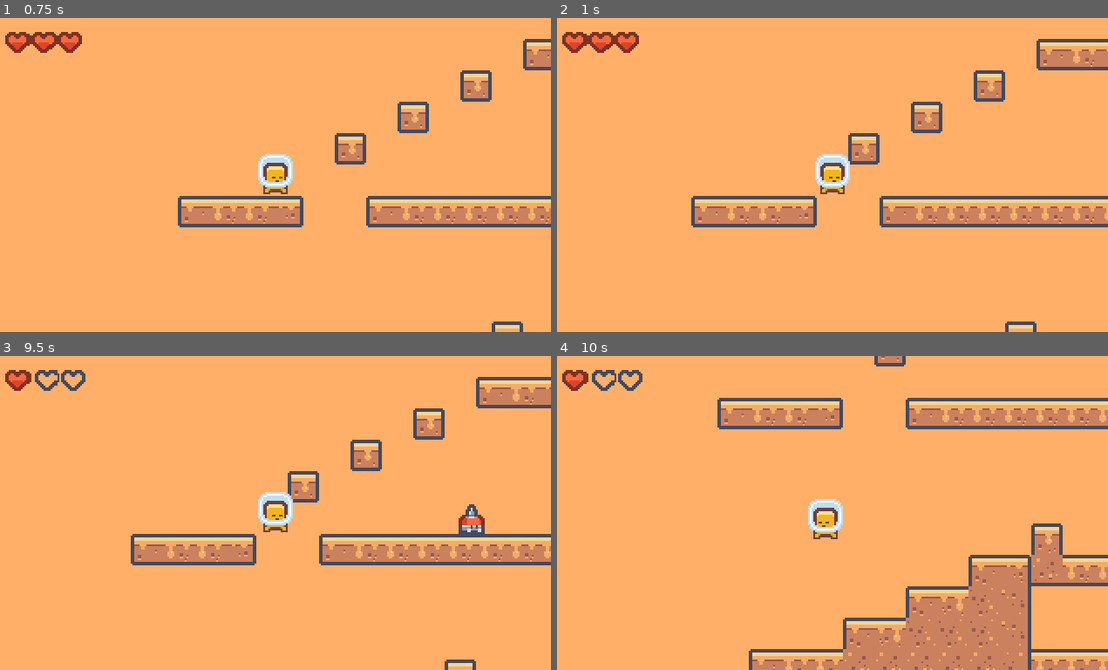
Above: before the commit, frames 1-4 (two rows, left to right).
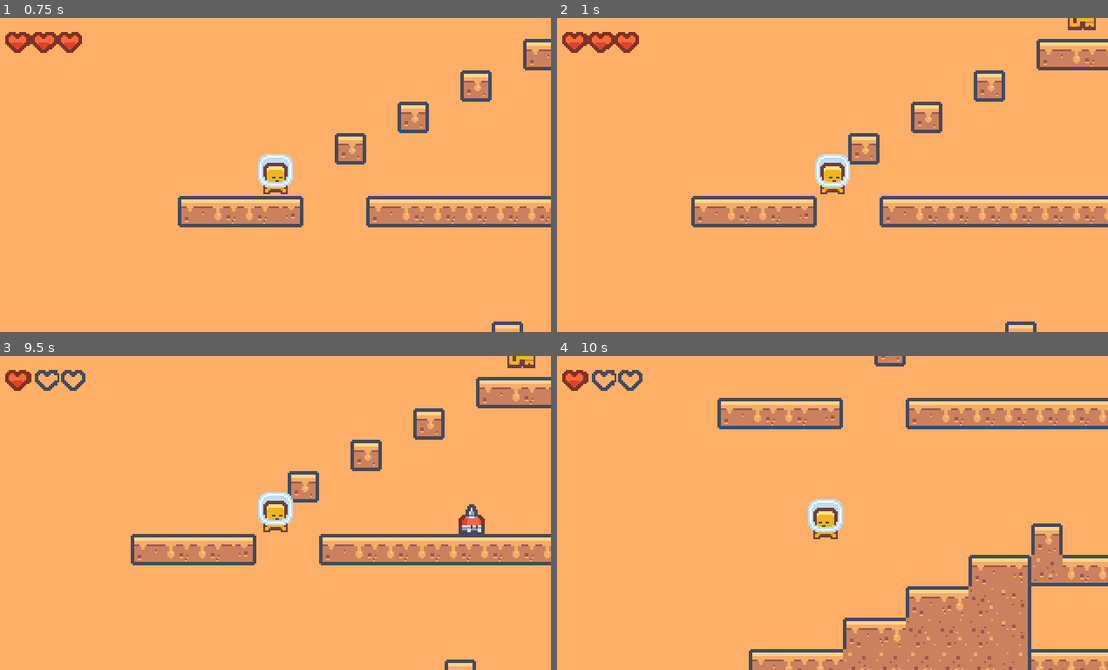
Above: after the commit, the same moments.

Repository: deoshreyas/Just-Another-Platformer
Game: Godot game, scene res://Scenes/level_1.tscn
Two runs of this game, one before a commit and one after it. Both use one fixed random seed, a clock stepped at 60 frames per second and the inputs below.
Inputs:
- Up to frame 1 (0.75 s): tap Enter (ui_accept) at 0.5 s; hold Right (right) from 0.53 s (still down)
- Up to frame 2 (1 s): keep holding Right (right); tap Enter (ui_accept) at 0.77 s
- Up to frame 3 (9.5 s): tap Enter (ui_accept) at 1.52, 3.02, 3.77, 4.25, 4.52, 6.02, 6.77, 7.52, 8.75, 9.02 s; release Right (right) at 2.03 s; hold Left (left) 2.03-2.78 s; hold Right (right) 2.78-4.28 s; hold Left (left) 4.28-5.03 s; hold Right (right) 5.03-5.78 s; hold Left (left) 5.78-7.28 s; hold Right (right) from 7.28 s (still down)
- Up to frame 4 (10 s): release Right (right) at 9.53 s; hold Left (left) from 9.53 s (still down); tap Enter (ui_accept) at 9.77 s

Frame 1 is identical in both runs. In frame 2, 0.2% of the frame differs, in the area x 92-98%, y 0-4%; in frame 3, 0.2%; in frame 4, nothing differs.

Commit message:
Work on creating a lock and key mechanism for opening doors and level transitions

Diff:
--- /dev/null
+++ b/Scenes/key_item.tscn
@@ -0,0 +1,20 @@
+[gd_scene load_steps=4 format=3 uid="uid://bngqolqdv35ih"]
+
+[ext_resource type="Texture2D" uid="uid://dhdywnvpt08gh" path="res://Assets/Sprites/tilemap_packed.png" id="1_0ffbj"]
+[ext_resource type="Script" path="res://Scripts/key_item.gd" id="1_v5xq0"]
+
+[sub_resource type="RectangleShape2D" id="RectangleShape2D_58mjq"]
+size = Vector2(16, 12)
+
+[node name="KeyItem" type="Area2D"]
+script = ExtResource("1_v5xq0")
+
+[node name="Sprite2D" type="Sprite2D" parent="."]
+texture = ExtResource("1_0ffbj")
+region_enabled = true
+region_rect = Rect2(127.054, 20.7835, 15.9454, 12.2969)
+
+[node name="CollisionShape2D" type="CollisionShape2D" parent="."]
+shape = SubResource("RectangleShape2D_58mjq")
+
+[connection signal="body_entered" from="." to="." method="_on_body_entered"]
--- a/Scenes/level_1.tscn
+++ b/Scenes/level_1.tscn
@@ -7,6 +7,8 @@
 [ext_resource type="PackedScene" uid="uid://01lpooxkui4d" path="res://Scenes/checkpoint.tscn" id="5_x4sly"]
 [ext_resource type="PackedScene" uid="uid://cxjrfky41chdc" path="res://Scenes/lever.tscn" id="6_555qc"]
 [ext_resource type="PackedScene" uid="uid://b53coulog0il2" path="res://Scenes/lever_block.tscn" id="7_wlw10"]
+[ext_resource type="PackedScene" uid="uid://bngqolqdv35ih" path="res://Scenes/key_item.tscn" id="8_a00q4"]
+[ext_resource type="PackedScene" uid="uid://8qyokbxml5mi" path="res://Scenes/lock.tscn" id="9_vrq27"]
 
 [node name="Level1" instance=ExtResource("1_fid8e")]
 
@@ -52,6 +54,12 @@
 [node name="LeverBlock3" parent="." index="12" instance=ExtResource("7_wlw10")]
 position = Vector2(426, 123)
 
+[node name="KeyItem" parent="." index="13" instance=ExtResource("8_a00q4")]
+position = Vector2(188, -83)
+
+[node name="Lock" parent="." index="14" instance=ExtResource("9_vrq27")]
+position = Vector2(379, -64)
+
 [editable path="MovingPlatform"]
 [editable path="FallingSpikes"]
 [editable path="FallingSpikes/Hitbox"]
--- a/Scenes/lever_block.tscn
+++ b/Scenes/lever_block.tscn
@@ -6,16 +6,14 @@
 [sub_resource type="RectangleShape2D" id="RectangleShape2D_0mbks"]
 size = Vector2(17.5, 18)
 
-[node name="LeverBlock" type="Sprite2D"]
+[node name="CharacterBody2D" type="CharacterBody2D"]
+script = ExtResource("2_57lsw")
+
+[node name="LeverBlock" type="Sprite2D" parent="."]
 texture = ExtResource("1_fjw31")
 region_enabled = true
 region_rect = Rect2(179.423, 54.3331, 18.309, 17.6462)
-script = ExtResource("2_57lsw")
 
-[node name="Area2D" type="Area2D" parent="."]
-collision_layer = 4
-collision_mask = 2
-
-[node name="CollisionShape2D" type="CollisionShape2D" parent="Area2D"]
+[node name="CollisionShape2D" type="CollisionShape2D" parent="."]
 position = Vector2(0.25, 0)
 shape = SubResource("RectangleShape2D_0mbks")
--- /dev/null
+++ b/Scenes/lock.tscn
@@ -0,0 +1,63 @@
+[gd_scene load_steps=9 format=3 uid="uid://8qyokbxml5mi"]
+
+[ext_resource type="Script" path="res://Scripts/Lock.gd" id="1_txbpw"]
+[ext_resource type="Texture2D" uid="uid://dhdywnvpt08gh" path="res://Assets/Sprites/tilemap_packed.png" id="2_3d13l"]
+
+[sub_resource type="AtlasTexture" id="AtlasTexture_2xrqw"]
+atlas = ExtResource("2_3d13l")
+region = Rect2(180, 0, 18, 18)
+
+[sub_resource type="AtlasTexture" id="AtlasTexture_i6d2n"]
+atlas = ExtResource("2_3d13l")
+region = Rect2(198, 0, 18, 18)
+
+[sub_resource type="AtlasTexture" id="AtlasTexture_tn6d5"]
+atlas = ExtResource("2_3d13l")
+region = Rect2(162, 0, 18, 18)
+
+[sub_resource type="AtlasTexture" id="AtlasTexture_e475y"]
+atlas = ExtResource("2_3d13l")
+region = Rect2(144, 18, 18, 18)
+
+[sub_resource type="SpriteFrames" id="SpriteFrames_e13dh"]
+animations = [{
+"frames": [{
+"duration": 1.0,
+"texture": SubResource("AtlasTexture_2xrqw")
+}, {
+"duration": 1.0,
+"texture": SubResource("AtlasTexture_i6d2n")
+}, {
+"duration": 1.0,
+"texture": SubResource("AtlasTexture_tn6d5")
+}],
+"loop": false,
+"name": &"activated",
+"speed": 1.0
+}, {
+"frames": [{
+"duration": 1.0,
+"texture": SubResource("AtlasTexture_e475y")
+}],
+"loop": false,
+"name": &"default",
+"speed": 1.0
+}]
+
+[sub_resource type="RectangleShape2D" id="RectangleShape2D_78ght"]
+size = Vector2(18, 18)
+
+[node name="Lock" type="Area2D"]
+script = ExtResource("1_txbpw")
+
+[node name="AnimatedSprite2D" type="AnimatedSprite2D" parent="."]
+sprite_frames = SubResource("SpriteFrames_e13dh")
+animation = &"activated"
+autoplay = "default"
+frame = 2
+frame_progress = 1.0
+
+[node name="CollisionShape2D" type="CollisionShape2D" parent="."]
+shape = SubResource("RectangleShape2D_78ght")
+
+[connection signal="body_entered" from="." to="." method="_on_body_entered"]
--- a/Scenes/player.tscn
+++ b/Scenes/player.tscn
@@ -1,7 +1,8 @@
-[gd_scene load_steps=8 format=3 uid="uid://btnadq4m1wn0"]
+[gd_scene load_steps=9 format=3 uid="uid://btnadq4m1wn0"]
 
 [ext_resource type="Script" path="res://Scripts/Player.gd" id="1_noby6"]
 [ext_resource type="Texture2D" uid="uid://7bur0rser04" path="res://Assets/Sprites/tilemap-characters_packed.png" id="2_cptio"]
+[ext_resource type="Texture2D" uid="uid://dhdywnvpt08gh" path="res://Assets/Sprites/tilemap_packed.png" id="3_ex0t2"]
 
 [sub_resource type="AtlasTexture" id="AtlasTexture_rdswx"]
 atlas = ExtResource("2_cptio")
@@ -52,3 +53,10 @@
 [node name="CollisionShape2D" type="CollisionShape2D" parent="."]
 position = Vector2(0, 1)
 shape = SubResource("RectangleShape2D_u84oy")
+
+[node name="Key" type="Sprite2D" parent="."]
+visible = false
+position = Vector2(0, -21)
+texture = ExtResource("3_ex0t2")
+region_enabled = true
+region_rect = Rect2(126.783, 20.1316, 16.4859, 14.4617)
--- a/Scripts/LeverBlock.gd
+++ b/Scripts/LeverBlock.gd
@@ -1,4 +1,4 @@
-extends Sprite2D
+extends CharacterBody2D
 
 func _ready():
 	Global.connect("make_lever_block_disappear", queue_free)
--- /dev/null
+++ b/Scripts/Lock.gd
@@ -0,0 +1,6 @@
+extends Area2D
+
+func _on_body_entered(body):
+	if body is Player:
+		if body.has_key:
+			$AnimatedSprite2D.play("activated")
--- a/Scripts/Player.gd
+++ b/Scripts/Player.gd
@@ -13,6 +13,14 @@
 
 var can_double_jump = false
 var num_double_jumps = 0
+
+var has_key = false:
+	get:
+		return has_key
+	set(value):
+		has_key = value
+		if has_key:
+			$Key.visible = true
 
 func _ready():
 	position = Global.checkpoint
--- /dev/null
+++ b/Scripts/key_item.gd
@@ -0,0 +1,6 @@
+extends Area2D
+
+func _on_body_entered(body):
+	if body is Player:
+		body.has_key = true
+		queue_free()
Not shown: 1 places in Scenes/level_1.tscn that only renumber resources
